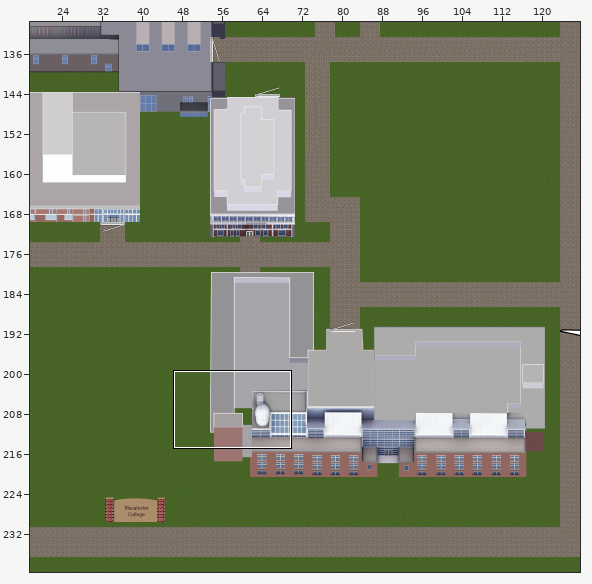
Two states of a Tiled map, android/assets/map/full_map.tmx. The first picture is a wide view before the edit; the outline marks the close-up.
Close-up. The starting point:
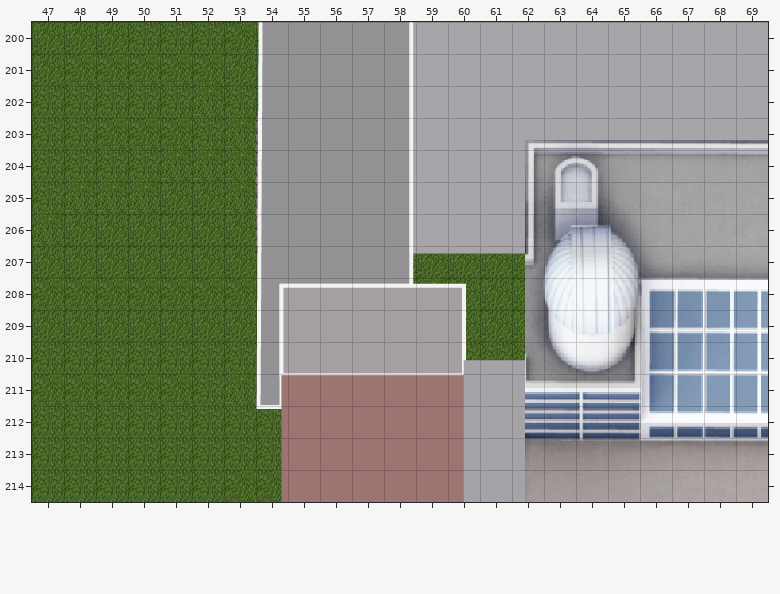
Cells are 32x32 px. Shown: x 47..69, y 200..214. The commit also changed other parts of the map, which this record leaves out. Not drawn, because the pictures are missing: unchanged layer "objects".
Now the later version:
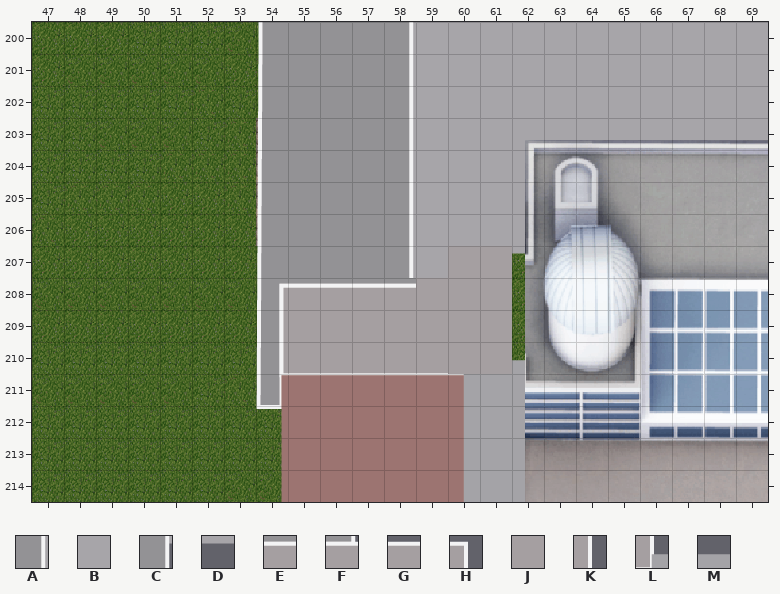
Key: from "Olin Rice": A 205, B 206, C 1813, D 1814, E 1877, F 1880, G 1881, H 1882, J 1944, K 1949, L 2016, M 2017.
_ is an empty cell.
From old to new:
Layer "Buildings":
Tile C becomes tile A in row 207 at x 58.
Tile D becomes tile B in row 207 at x 59.
Tile F becomes tile E in row 208 at x 58.
Tile D becomes tile J in row 207 at x 60 to 61.
Tile G becomes tile J in row 208 at x 59.
Tile H becomes tile J in row 208 at x 60.
Tile K becomes tile J in row 209 at x 60.
Tile L becomes tile J in row 210 at x 60.
Tile M becomes tile J in row 210 at x 61.
The author put tile J in rows 208 to 209 at x 61.
